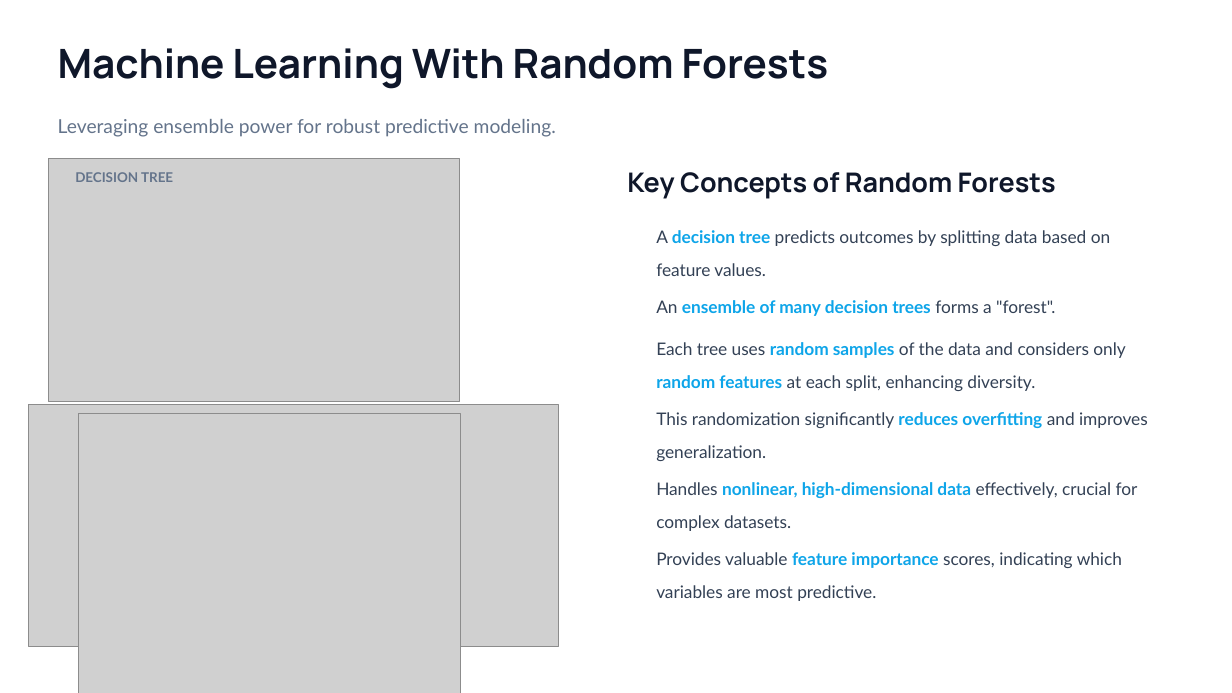
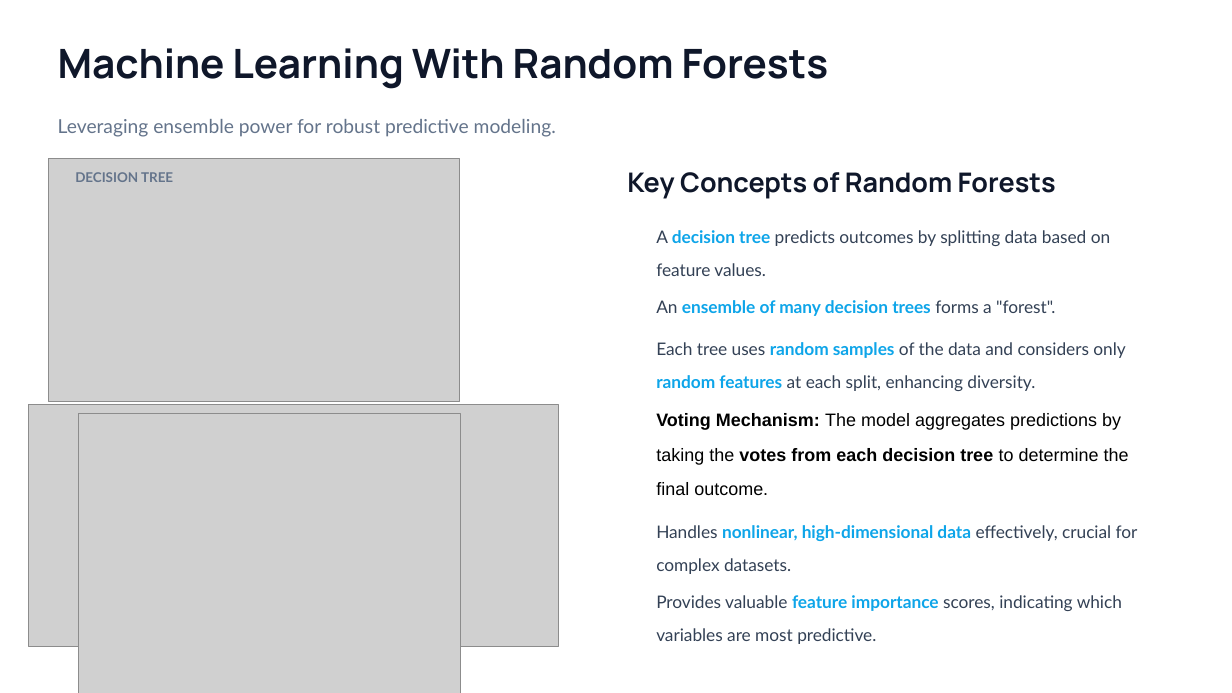
Before and after one commit to mocksu/resume, a slide deck: slide 5 of Predicting Asthma Exacerbations with ML.pptx. Drawn at 1232x693 pixels with LibreOffice and Linux fonts; fonts in the diff are those of the drawing; grey boxes stand for pictures; background and template pictures are left out. Boxes give left, top, right and bottom in pixels: in the first picture for what was removed or moved away, otherwise in the second. Text is boxed around its words. In the diff, an @@ line names an element or a change of style, - is before the commit and + after.

```diff
--- a/Predicting Asthma Exacerbations with ML.pptx
+++ b/Predicting Asthma Exacerbations with ML.pptx
@@ text at <box>656,413,1129,495</box>: text changed; size 13.5 to 14 pt; font Lato to Arial; text colour #334155 to #000000 @@
-This randomization significantly reduces overfitting and improves generalization.
+Voting Mechanism: The model aggregates predictions by taking the votes from each decision tree to determine the final outcome.
@@ text "Handles nonlinear, high-dimensional data effectively, ...": place and size @@
-text "Handles nonlinear, high-dimensional data effectively, ..." at <box>656,482,1138,531</box>
+text "Handles nonlinear, high-dimensional data effectively, ..." at <box>656,525,1138,574</box>
@@ text "Provides valuable feature importance scores, ...": place and size @@
-text "Provides valuable feature importance scores, ..." at <box>656,552,1122,601</box>
+text "Provides valuable feature importance scores, ..." at <box>656,595,1122,644</box>
```
Also in this commit, not shown: 4 other slides changed, 1 slide removed, 3 other files.
